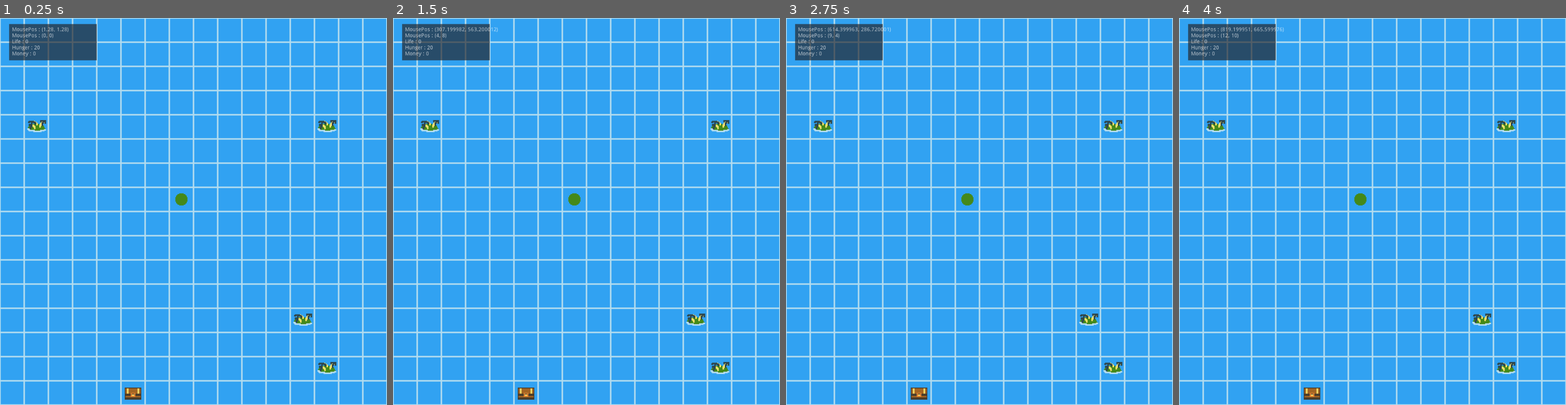
Above: before the commit, frames 1-4 (left to right).
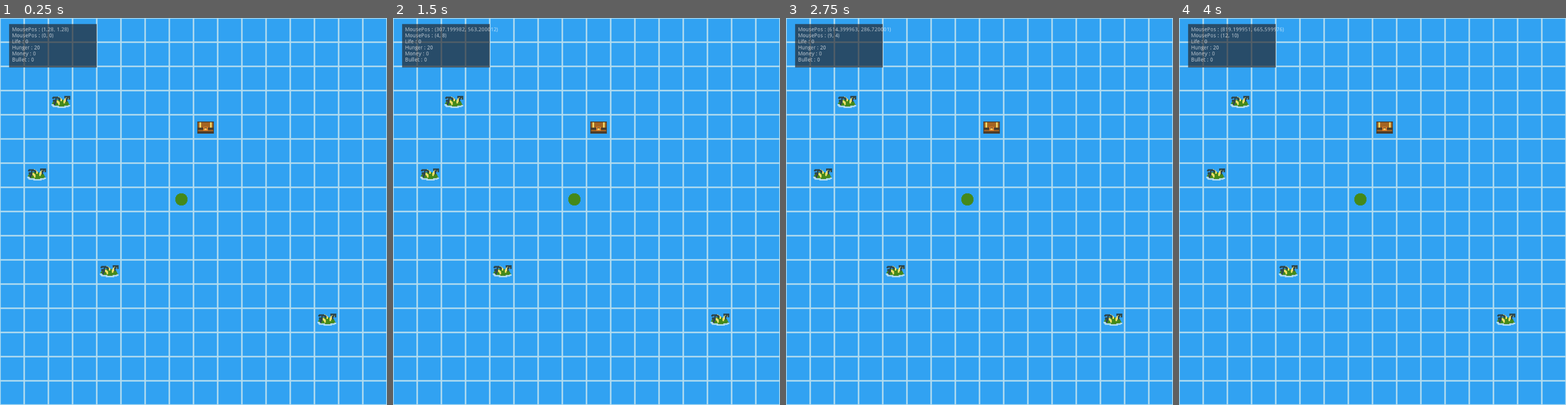
Above: after the commit, the same moments.

Repository: MrSheeplip/JamEstLa_Pirate
Game: Godot game, scene res://Pirate/scn/PrincipalScene.tscn
Same seed, same stepped clock (60 frames per second), same inputs: the game is played once before the commit and once after it.
Inputs (mouse positions are in pixels of both pictures, inside the frame that each line leads up to):
- Up to frame 1 (0.25 s): no input
- Up to frame 2 (1.5 s): tap Enter at 0.5 s; move the mouse to (671, 192) at 0.52 s; click (671, 192) at 0.6 s; tap Space at 1.25 s; move the mouse to (509, 230) at 1.27 s; click (509, 230) at 1.35 s
- Up to frame 3 (2.75 s): tap Enter at 2 s; move the mouse to (1018, 126) at 2.02 s; right-click (1018, 126) at 2.1 s; click (1018, 126) at 2.3 s
- Up to frame 4 (4 s): tap Space at 2.75 s; move the mouse to (1353, 288) at 2.77 s; click (1353, 288) at 2.85 s; tap Enter at 3.5 s; move the mouse to (1488, 269) at 3.52 s; click (1488, 269) at 3.6 s

The runs differ from the first frame. In frame 1, 1.7% of the frame differs, in the area x 2-87%, y 10-99%; in frame 2, 1.7%; in frame 3, 1.7%; in frame 4, 1.7%.

Commit message:
add func ramdom loot

Diff:
--- a/Pirate/scn/PrincipalScene.tscn
+++ b/Pirate/scn/PrincipalScene.tscn
@@ -24,12 +24,14 @@
 	var LifeDebug := $Debug/Life
 	var HungerDebug := $Debug/Hunger
 	var MoneyDebug := $Debug/Money
+	var BulletDebug := $Debug/Bullet
 
 	MousePosRealDebug.text = \"MousePos : \" + str(Selector.MousePosReal)
 	MousePosTileDebug.text = \"MousePos : \" + str(Selector.MousePosTile)
 	LifeDebug.text = \"Life : \" + str(Player.Life)
-	HungerDebug.text = \"Hunger : \" + str(Player.Hunger)
+	HungerDebug.text = \"Hunger : \" + str(Player.Food)
 	MoneyDebug.text = \"Money : \" + str(Player.Money)
+	BulletDebug.text = \"Bullet : \" + str(Player.Bullets)
 
 "
 
@@ -141,7 +143,7 @@
 margin_left = 24.0
 margin_top = 16.0
 margin_right = 256.0
-margin_bottom = 112.0
+margin_bottom = 131.0
 __meta__ = {
 "_edit_use_anchors_": false
 }
@@ -186,3 +188,13 @@
 margin_right = 136.0
 margin_bottom = 88.0
 text = "Money: "
+
+[node name="Bullet" type="Label" parent="Debug"]
+margin_left = 8.0
+margin_top = 87.5841
+margin_right = 136.0
+margin_bottom = 103.584
+text = "Bullets: "
+__meta__ = {
+"_edit_use_anchors_": false
+}
--- a/Pirate/scn/Script/Player.gd
+++ b/Pirate/scn/Script/Player.gd
@@ -1,9 +1,14 @@
 extends Node2D
 
 var Life : int
-var Hunger : int = 20
+var Food : int = 20
 var Money : int
-var bullet : int
+var Bullets : int
+
+enum Loots {FOOD,AMMUNITION}
+var Loot = Loots.FOOD
+func _ready():
+	randomize()
 
 func Hunger(playerPosTile, mousePosTile):
 	var DistancePlayerToMouse = playerPosTile.distance_to(mousePosTile) as int
@@ -16,3 +21,27 @@
 	elif DistancePlayerToMouse < DistanceMax:
 		DistanceMax = DistancePlayerToMouse - 1
 	return PreHunger
+
+func FoundChest():
+	var PreFood : int
+	var PreBullet : int
+	var randiLoot
+	randiLoot = randi() % 2
+	print (randiLoot)
+
+	if randiLoot == 0:
+		Loot = Loots.FOOD
+	elif randiLoot == 1:
+		Loot = Loots.AMMUNITION
+
+	match Loot:
+		Loots.FOOD:
+			if Food < 20:
+				PreFood = 8 + randi() % 10
+				Food += PreFood
+				print ("Food: " + str(PreFood))
+		Loots.AMMUNITION:
+			if Bullets < 3:
+				PreBullet = 1 + randi() % 2
+				Player.Bullets += PreBullet
+				print ("Bullets: " + str(PreBullet))
--- a/Pirate/scn/Selector.gd
+++ b/Pirate/scn/Selector.gd
@@ -41,14 +41,14 @@
 	if SelectorOnChest:
 		TextLabel = "A Chest"
 	if SelectorOnIsland:
-		TextLabel = "A unknow island"
+		TextLabel = "An unknown island"
 	return TextLabel
 
 func PlayerOnMove():
 	var RedFont = Color(1, 0, 0, 1)
 	PreHunger = Player.Hunger(PlayerPosTile, MousePosTile)
 
-	if Player.Hunger < PreHunger:
+	if Player.Food < PreHunger:
 		SelectorLabel.self_modulate = "e12222"
 	else:
 		SelectorLabel.self_modulate = "ffffff"
@@ -60,8 +60,8 @@
 		visible = false
 
 	if Input.is_action_just_pressed("MouseLeft") and SelectorOnMovement:
-		if Player.Hunger > PreHunger or Player.Hunger == PreHunger:
-			if MousePosTile != PlayerPosTile :
+		if Player.Food > PreHunger or Player.Food == PreHunger:
+			if MousePosTile != PlayerPosTile or !Map.MapSize.has(MousePosTile) :
 				MovePlayer()
 
 func SelectorChoose():
@@ -95,14 +95,17 @@
 	Map.set_cellv(PlayerPosTile,0)
 	PlayerPosTile = Map.PlayerTiles()
 
+	Player.Food -= PreHunger
+
 	if PlayerPosTile == Map.ChestPos:
 		Map.ChestPos = null
 	if Map.IslandTiles.has(PlayerPosTile):
-		print ("1")
+		Player.FoundChest()
 		Map.IslandTiles.clear()
 		Map.IslandTiles = Map.get_used_cells_by_id(4)
 
+
 	Map.RandiTiles()
 	yield(get_tree().create_timer(0,1),"timeout")
-	Player.Hunger -= PreHunger
+
 	SelectorOnMovement = false
--- a/Pirate/scn/TileMapWorld.gd
+++ b/Pirate/scn/TileMapWorld.gd
@@ -6,6 +6,7 @@
 var IslandTiles : Array #Array avec tout les cellules des îles (tilemap)
 
 func _ready():
+	randomize()
 	set_cell(7,7,1)
 	MapSize = get_used_cells()
 	RandiTiles()
@@ -23,7 +24,7 @@
 	for cell in MapSize:
 		var DistanceToPlayer
 		DistanceToPlayer = cell.distance_to(PlayerTiles()) as int
-		if DistanceToPlayer > 5 :
+		if DistanceToPlayer > 2 and DistanceToPlayer < 8 :
 			CellsRandi.append(cell)
 
 	while ChestPos == null:
@@ -40,7 +41,7 @@
 			var randiPos =  CellsRandi.size()
 			randiArray = randi() % randiPos + 1
 			SetCellPos = CellsRandi[randiArray]
-			if !SetCellPos == ChestPos:
+			if !SetCellPos == ChestPos or !IslandTiles.has(SetCellPos):
 				set_cellv(SetCellPos,4)
 				IslandTiles.append(SetCellPos)
 				print ("New Islands Pos: " + str(IslandTiles))
